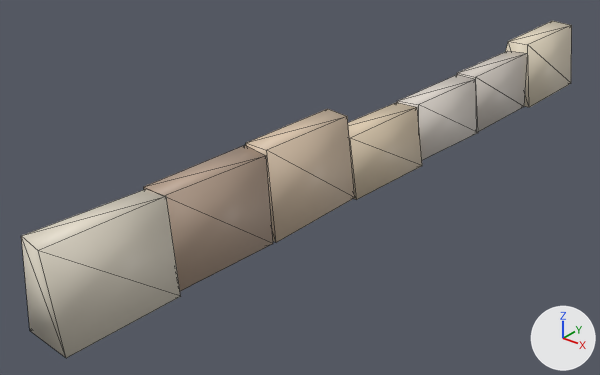
An edit to the glTF model assets/malta/countryside/farm_-35_-29_far.glb, drawn before and after from the same camera.
The view is the same before and after, from a 50 mm lens placed at (307.6, -89.64, 119.52), pointed at (300.64, -80.94, 114.13). Every picture has the same lights, and +X, +Y and +Z are marked at lower right. The older version comes first. Mesh edges are drawn as thin lines.

Script lines for the objects in view, before the commit:
```python
me_geometry_0 = bpy.data.meshes.new('geometry_0')
me_geometry_0.from_pydata(...)  # 56 vertices, 84 faces; spans x 300.42..302.12, y -85.58..-74.4, z 113.99..115.47
me_geometry_0.materials.append(mat_defaultmaterial)
ob_geometry_0 = bpy.data.objects.new('geometry_0', me_geometry_0)
ob_geometry_0.location = (0.0, 0.0, 0.0)
```
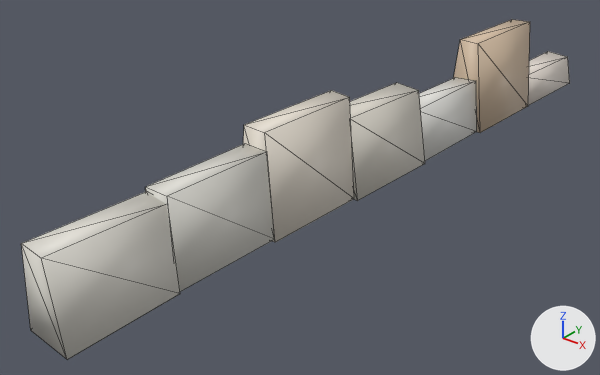
Scene script edits in JSON lines:
```json
{"block": "me_geometry_0", "where": "# used by ob_geometry_0; location = (0.0, 0.0, 0.0)"}
{"op": "remove", "block": "me_geometry_0", "code": "me_geometry_0.from_pydata(...)  # 56 vertices, 84 faces; spans x 300.42..302.12, y -85.58..-74.4, z 113.99..115.47"}
{"op": "add", "block": "me_geometry_0", "code": "me_geometry_0.from_pydata(...)  # 56 vertices, 84 faces; spans x 300.4..302.1, y -85.57..-74.37, z 113.99..115.81"}
{"block": "me_geometry_0", "change": "me_geometry_0 part 1: 56 of 56 vertices moved; they spanned x 300.42..302.12, y -85.58..-74.4, z 113.99..115.47 and now span x 300.4..302.1, y -85.57..-74.37, z 113.99..115.81; mean shift (0.0, 0.0, 0.03)"}
{"block": "me_geometry_0", "change": "me_geometry_0 part 2: 12 faces centred in x 300.73..301.24, y -83.97..-82.36, z 114.07..115.32 are repainted in the vertex colours; the middle colour goes from beige #bba491 to light grey #dddbd3"}
{"block": "me_geometry_0", "change": "me_geometry_0 part 3: 12 faces centred in x 300.57..301.12, y -85.55..-83.94, z 114.01..115.29 are repainted in the vertex colours; the middle colour goes from pale yellow #e4dccb to light grey #e1ded5"}
{"block": "me_geometry_0", "change": "me_geometry_0 part 4: 24 faces centred in x 300.86..301.56, y -82.36..-79.18, z 114.12..115.39 are repainted in the vertex colours; the middle colour goes from beige #decab0 to light grey #e2dbcf"}
{"block": "me_geometry_0", "change": "me_geometry_0 part 5: 12 faces centred in x 301.33..301.8, y -77.6..-75.98, z 114.26..115.22 are repainted in the vertex colours; the middle colour goes from light grey #d5cdc4 to beige #d7c0a6"}
{"block": "me_geometry_0", "change": "me_geometry_0 part 6: 12 faces centred in x 301.43..301.98, y -76.01..-74.41, z 114.31..115.44 are repainted in the vertex colours; the middle colour goes from pale yellow #e7dbc4 to white #e6ddd4"}
```

Pixel boxes (x1, y1, x2, y2) of what changed, in the pictures (600 x 375 px; the box of a moved part takes in the faces that stretch with it):
```json
{"object": "geometry_0", "change": "reshaped, recoloured", "before": [21, 21, 572, 358], "after": [21, 19, 570, 360]}
{"part": 1, "of": "me_geometry_0", "change": "moved or reshaped", "before": [21, 21, 572, 358], "after": [21, 19, 570, 360]}
{"part": 2, "of": "me_geometry_0", "change": "recoloured", "before": [146, 145, 273, 291], "after": [146, 145, 273, 291], "on screen": "beige to light grey"}
{"part": 3, "of": "me_geometry_0", "change": "edited", "before": [22, 218, 180, 355], "after": [22, 218, 180, 355], "on screen": "looks the same"}
{"part": 4, "of": "me_geometry_0", "change": "recoloured", "before": [246, 102, 422, 242], "after": [243, 83, 425, 242], "on screen": "beige to light grey"}
{"part": 5, "of": "me_geometry_0", "change": "recoloured", "before": [457, 51, 527, 132], "after": [453, 19, 530, 133]}
{"part": 6, "of": "me_geometry_0", "change": "recoloured", "before": [505, 21, 572, 107], "after": [528, 51, 570, 105]}
```
